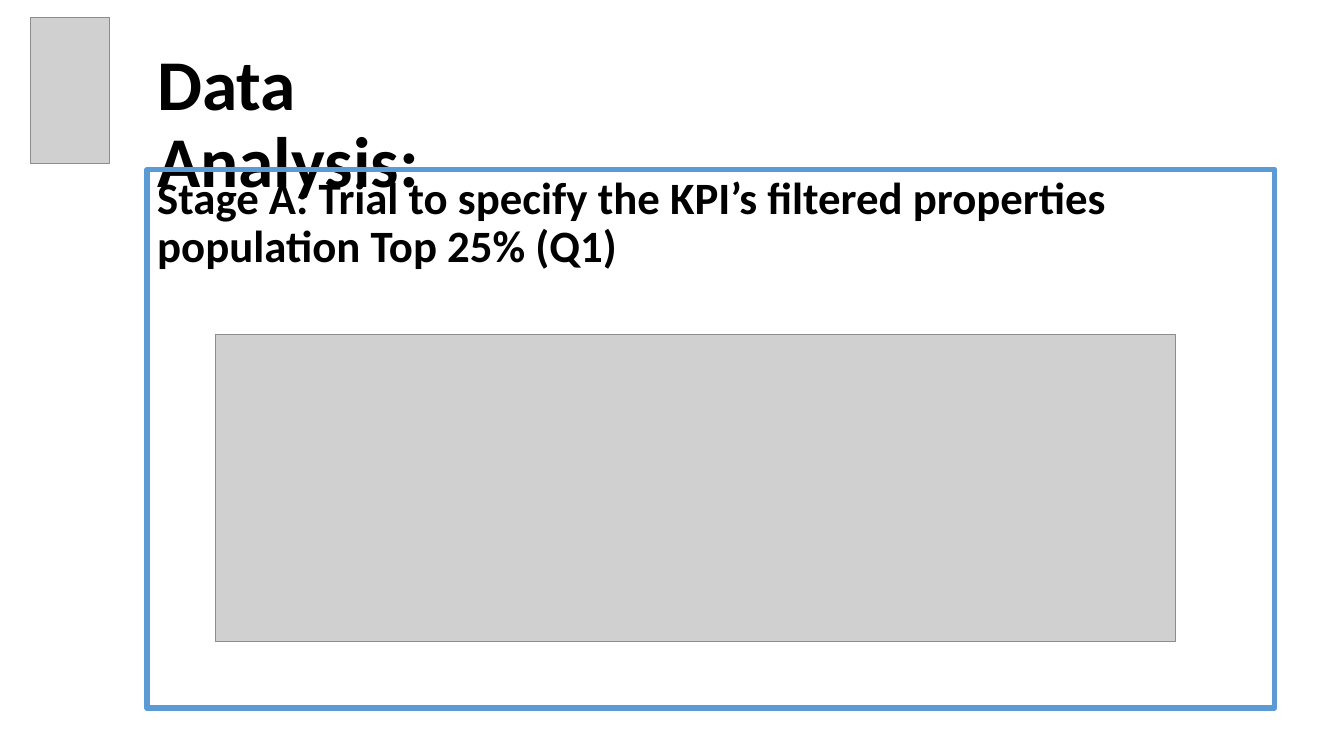
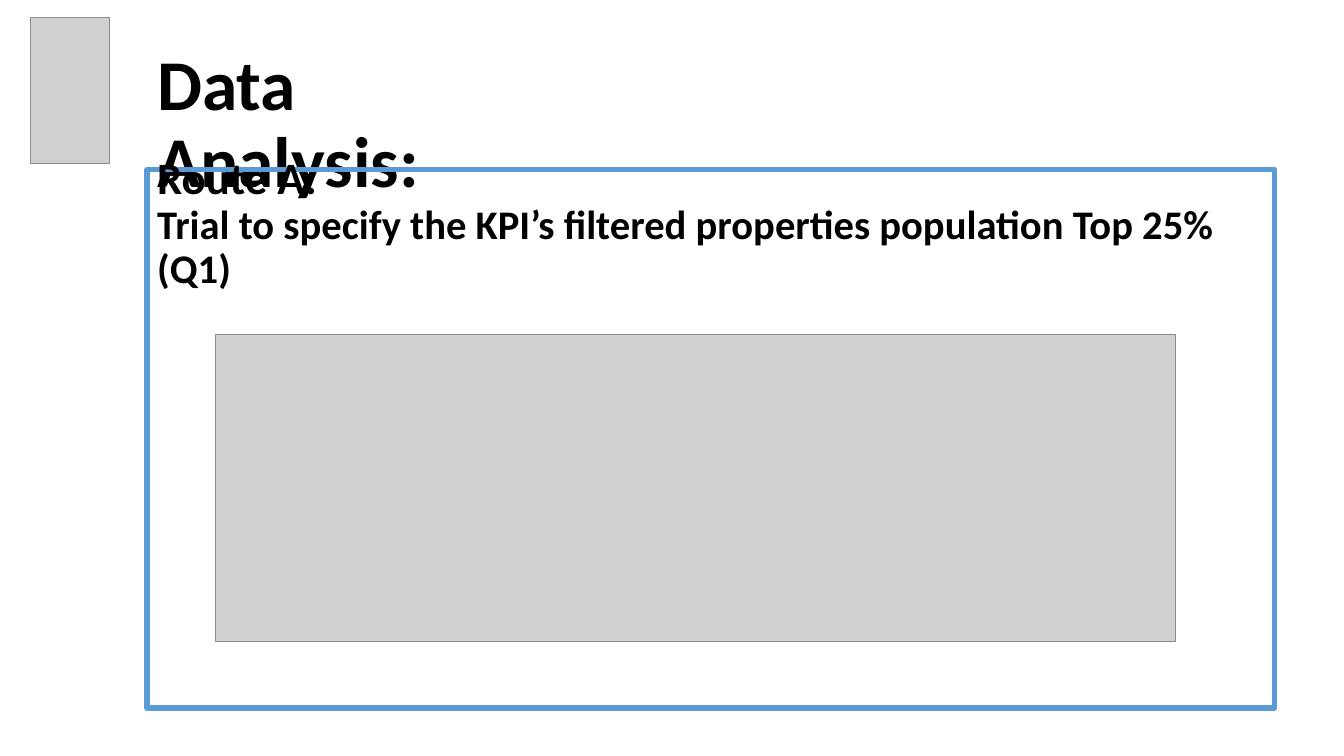
Before and after one commit to EyalVultz/Fianl-Project-Data-Analyst-Program-Hebrew-University-of-Jerusalem-Class-4-Group-2, a slide deck: slide 7 of Final Project Data Analyst Program Hebrew University of Jerusalem Class No. 4 Group 2.pptx. Drawn at 1344x756 pixels with LibreOffice and Linux fonts; fonts in the diff are those of the drawing; grey boxes stand for pictures. Boxes give left, top, right and bottom in pixels: in the first picture for what was removed or moved away, otherwise in the second. Text is boxed around its words. In the diff, an @@ line names an element or a change of style, - is before the commit and + after.

```diff
--- a/Final Project Data Analyst Program Hebrew University of Jerusalem Class No. 4 Group 2.pptx
+++ b/Final Project Data Analyst Program Hebrew University of Jerusalem Class No. 4 Group 2.pptx
@@ text at (x1=157, y1=157, x2=1213, y2=289): text changed; size 32 to 29 pt @@
-Stage A: Trial to specify the KPI’s filtered properties population Top 25% (Q1)
+Route A:
+Trial to specify the KPI’s filtered properties population Top 25% (Q1)
```
Also in this commit, not shown: 10 other slides changed.
